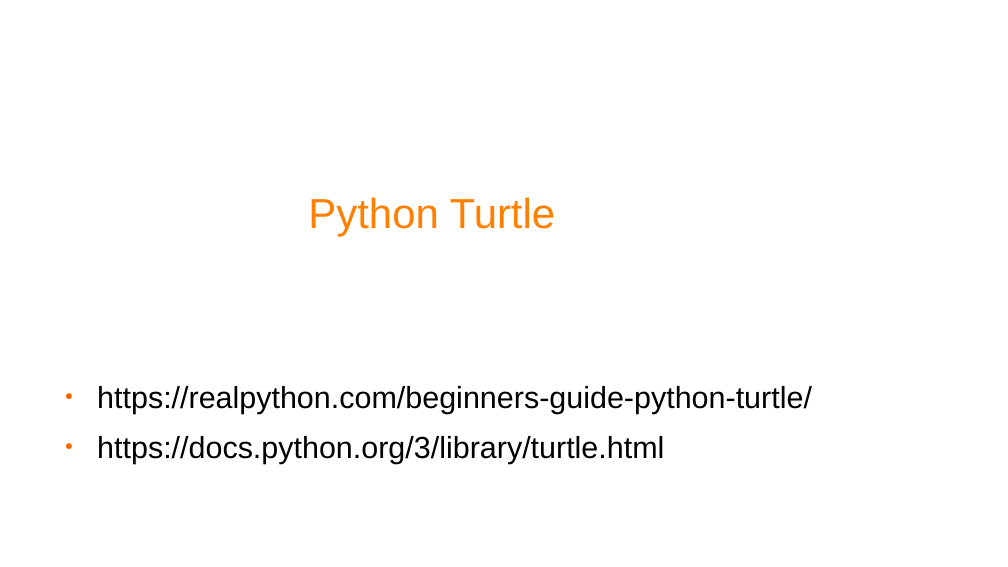
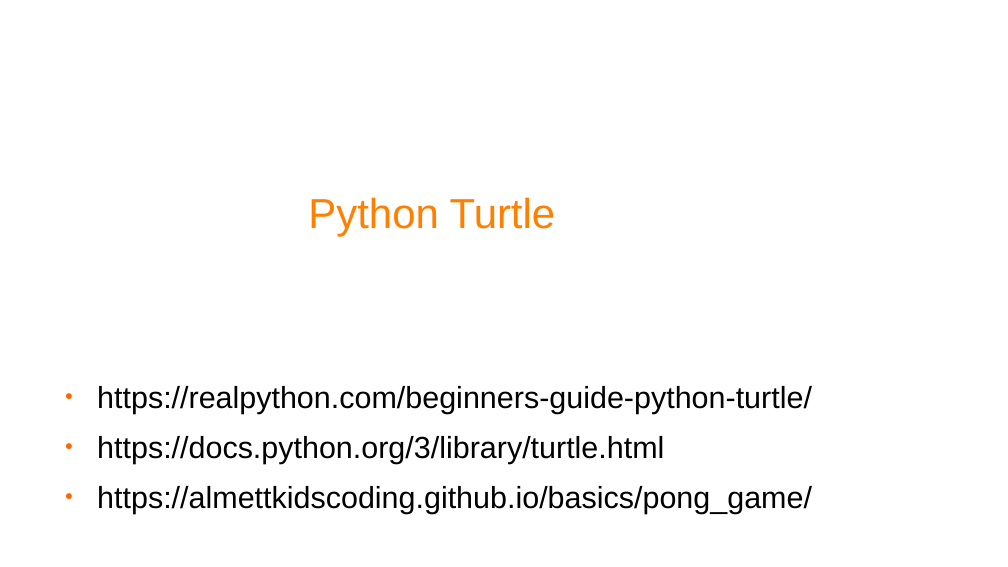
Before and after one commit to pellcorp/coding, a slide deck: slide 1 of docs/python-turtle.odp. Drawn at 1008x567 pixels with LibreOffice and Linux fonts; fonts in the diff are those of the drawing; background and template pictures are left out. Boxes give left, top, right and bottom in pixels: in the first picture for what was removed or moved away, otherwise in the second. Text is boxed around its words. In the diff, an @@ line names an element or a change of style, - is before the commit and + after.

```diff
--- a/docs/python-turtle.odp
+++ b/docs/python-turtle.odp
@@ text at (97, 486, 812, 514): paragraph added @@
+● https://almettkidscoding.github.io/basics/pong_game/
```
Also in this commit, not shown: 1 other slide changed, 1 slide added, 10 other files.
